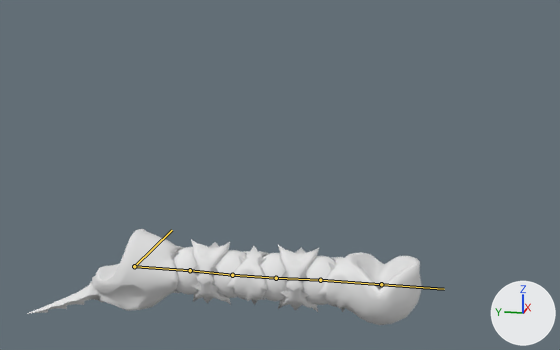
An edit to the glTF model Project/area/1 sand oasis/boss/data/model/Tail.gltf, drawn before and after from the same camera.
The view is the same before and after, from a 50 mm camera at (-23.91, -1.41, 9.49) aimed at (0.84, 3.54, 3.3). Every picture has the same lights, and +X, +Y and +Z are marked at lower right. The bones that bend it are drawn over the model as lines.

In view in the first picture: 'TailMesh'.
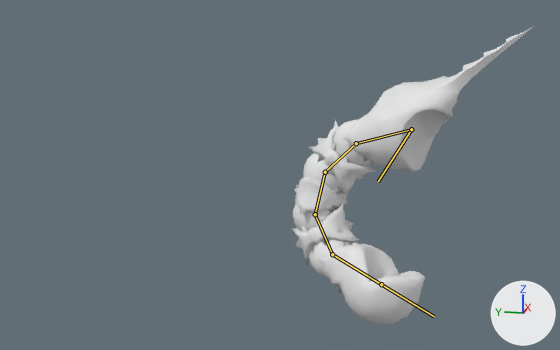
The newer file adds an action. The first version stands in its rest pose; the second is drawn at frame 31 of the action 'l-idle2-loop'.

What differs and where, as boxes [x1, y1, x2, y2] in the pictures (560 x 350 px):
'TailMesh', posed (38% narrower, 208% taller)
    before: [27, 229, 422, 325]
    after: [291, 26, 534, 324]
bone 'tail_01', root to tip
    before: (381, 284) to (320, 280)
    after: (381, 284) to (332, 254)
bone 'tail_02', root to tip
    before: (320, 280) to (276, 278)
    after: (332, 254) to (315, 214)
bone 'tail_03', root to tip
    before: (276, 278) to (232, 275)
    after: (315, 214) to (325, 172)
bone 'tail_04', root to tip
    before: (232, 275) to (190, 270)
    after: (325, 172) to (356, 143)
bone 'tail_05', root to tip
    before: (190, 270) to (134, 266)
    after: (356, 143) to (411, 129)

What the commit changed:
Bone 'tail_01' (bone_tail_01) turns from (0, 0, 0) to (18, 12, -22) degrees about its own x, y and z.
Bone 'tail_02' (bone_tail_02) turns from (0, 0, 0) to (39, 0, 0) degrees about its own x, y and z.
Bone 'tail_03' (bone_tail_03) turns from (0, 0, 0) to (41, 0, 0) degrees about its own x, y and z.
Bone 'tail_04' (bone_tail_04) turns from (0, 0, 0) to (33, 0, 0) degrees about its own x, y and z.
Bone 'tail_05' (bone_tail_05) turns from (0, 0, 0) to (29, -5, -4) degrees about its own x, y and z.
